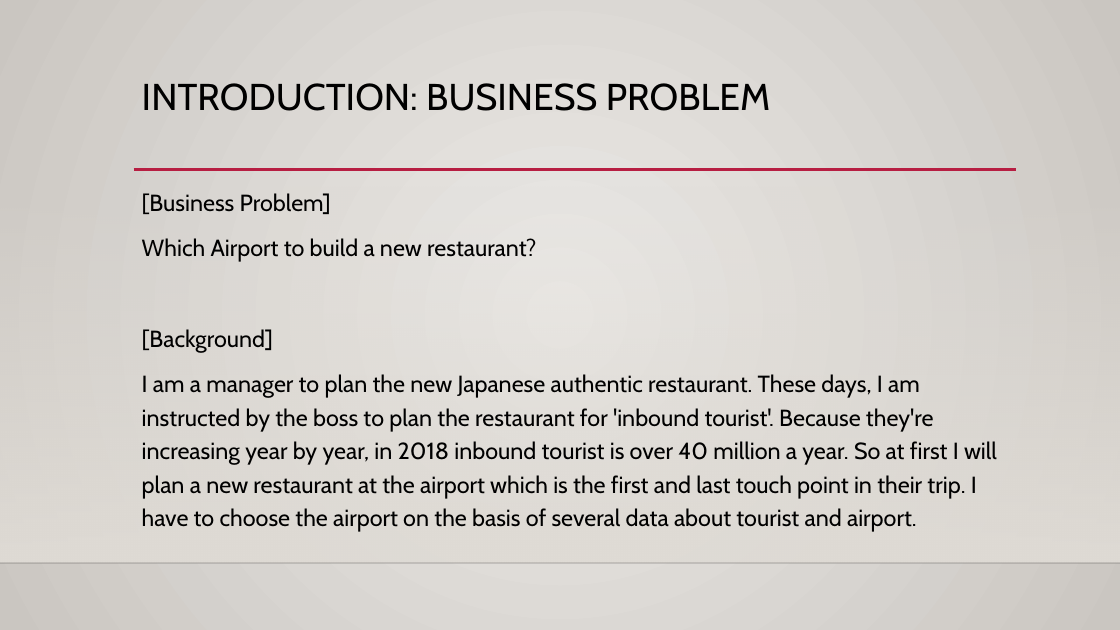
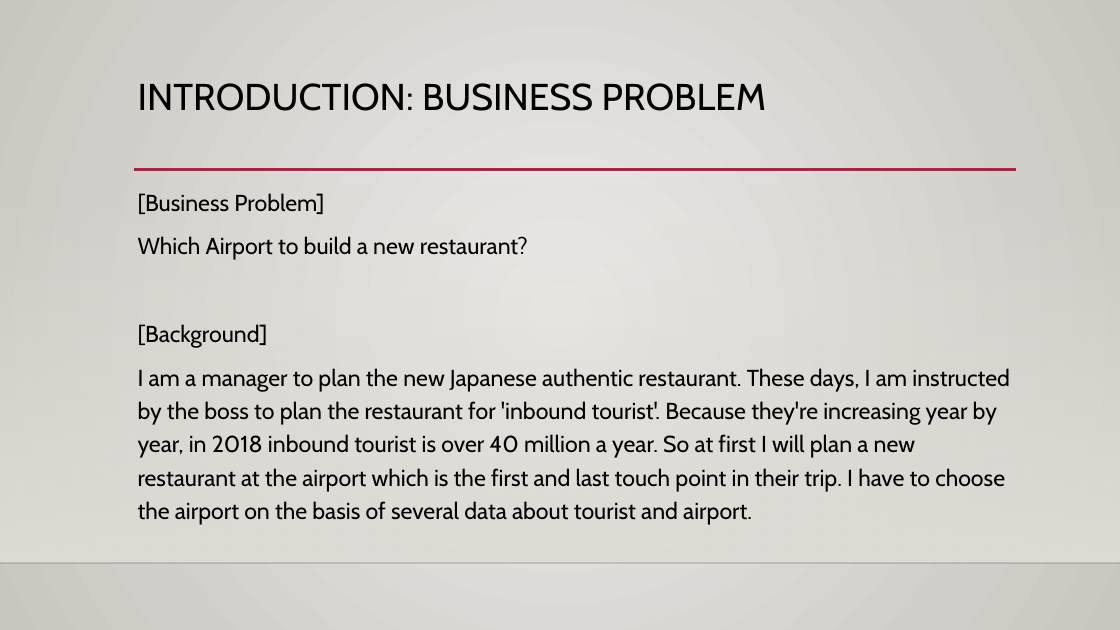
Before and after one commit to Tomokuri/gitforcoursera, a slide deck: slide 3 of Which_Airport_to_build_a_new_restaurant.pptx. Drawn at 1120x630 pixels with LibreOffice and Linux fonts; fonts in the diff are those of the drawing; background and template pictures are left out. Boxes give left, top, right and bottom in pixels: in the first picture for what was removed or moved away, otherwise in the second. Text is boxed around its words. In the diff, an @@ line names an element or a change of style, - is before the commit and + after.

```diff
--- a/Which_Airport_to_build_a_new_restaurant.pptx
+++ b/Which_Airport_to_build_a_new_restaurant.pptx
@@ background gradient #ECEAE7 to #CAC7C1 to gradient #ECEAE7 to #C9C6C0 @@
@@ title "INTRODUCTION: BUSINESS PROBLEM": place and size @@
-title "INTRODUCTION: BUSINESS PROBLEM" at [142, 83, 771, 111]
+title "INTRODUCTION: BUSINESS PROBLEM" at [138, 83, 767, 111]
@@ text "[Business Problem]" at [138, 193, 1010, 525]: size 20 to 19.8 pt; less space between paragraphs @@
```
Also in this commit, not shown: 9 other slides changed, 2 slides added.
